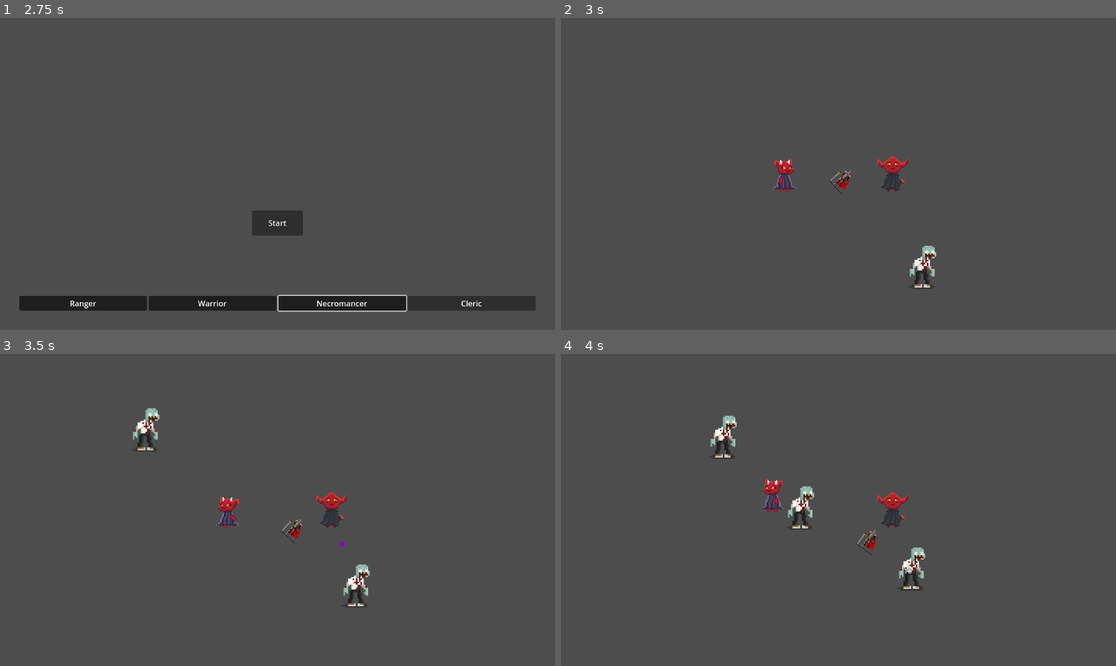
Above: before the commit, frames 1-4 (two rows, left to right).
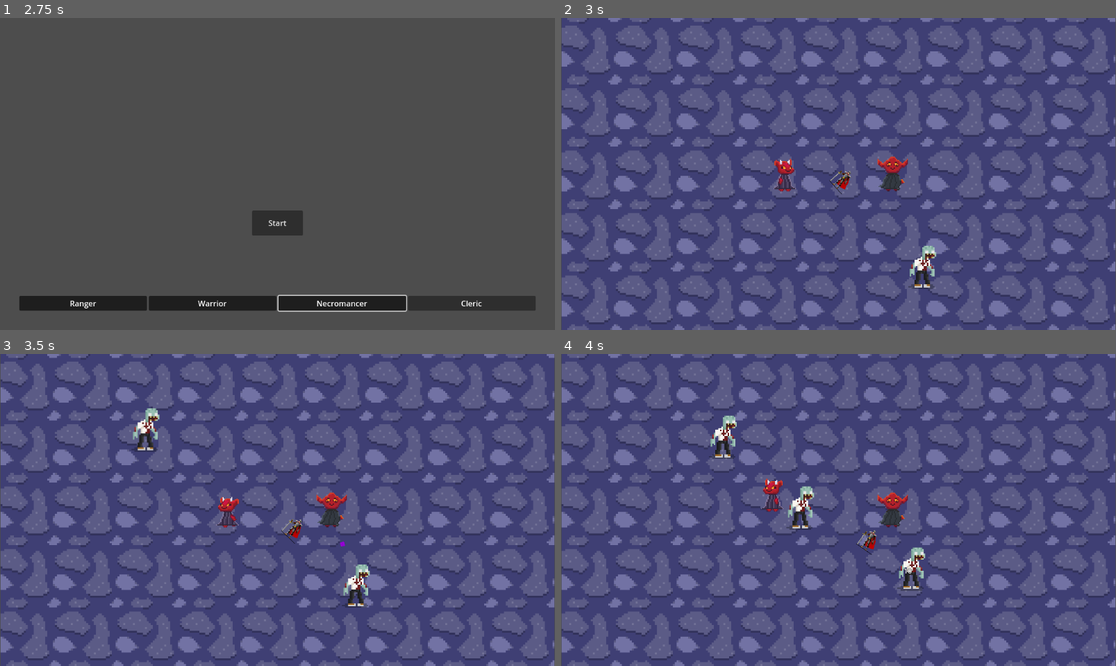
Above: after the commit, the same moments.

Repository: AlexYud/team-roguelike
Game: Godot game, scene res://Scenes/lobby.tscn
The game is run twice, just before and just after one commit, with the same random seed, the same clock (stepped at 60 frames per second) and the same inputs.
Inputs:
- Up to frame 1 (2.75 s): click "Ranger" at 0.5 s; click "Warrior" at 1.25 s; click "Necromancer" at 2 s
- Up to frame 2 (3 s): click "Start" at 2.75 s
- Up to frame 3 (3.5 s): no input
- Up to frame 4 (4 s): no input

Frame 1 is identical in both runs. In frame 2, 98% of the frame differs, in the area x 0-100%, y 0-100%; in frame 3, 98%; in frame 4, 98%.

Commit message:
feature: tilemap v1

Diff:
--- a/team-roguelike/Scenes/main.tscn
+++ b/team-roguelike/Scenes/main.tscn
@@ -1,7 +1,8 @@
-[gd_scene load_steps=3 format=3 uid="uid://cs5btsbrq3o7i"]
+[gd_scene load_steps=4 format=3 uid="uid://cs5btsbrq3o7i"]
 
 [ext_resource type="Script" uid="uid://2hrvghwyhn8x" path="res://Scripts/main.gd" id="1_21xkr"]
 [ext_resource type="PackedScene" uid="uid://chrf14sfnxran" path="res://Scenes/enemy.tscn" id="2_6bp64"]
+[ext_resource type="Texture2D" uid="uid://dq3ppvsuondys" path="res://Assets/Sprites/Maps/Map_1_v1.png" id="3_8gbba"]
 
 [node name="Main" type="Node2D"]
 script = ExtResource("1_21xkr")
@@ -9,3 +10,7 @@
 
 [node name="Camera2D" type="Camera2D" parent="."]
 zoom = Vector2(0.75, 0.75)
+
+[node name="Sprite2D" type="Sprite2D" parent="."]
+scale = Vector2(0.54, 0.54)
+texture = ExtResource("3_8gbba")
Binary file added: team-roguelike/Assets/Sprites/Maps/Map_1_v1.png
Not shown, added: team-roguelike/Assets/Sprites/Maps/Map_1_v1.png.import
